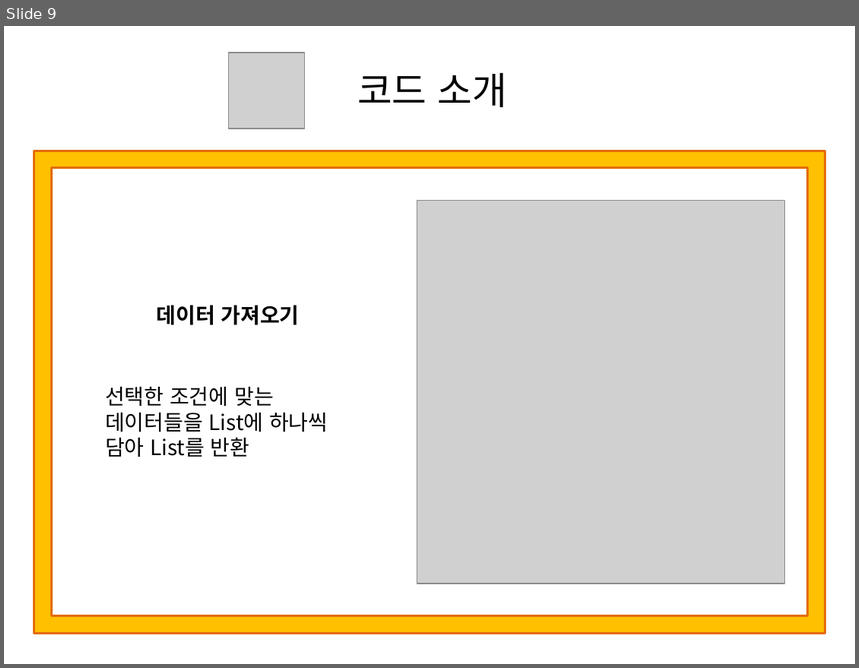
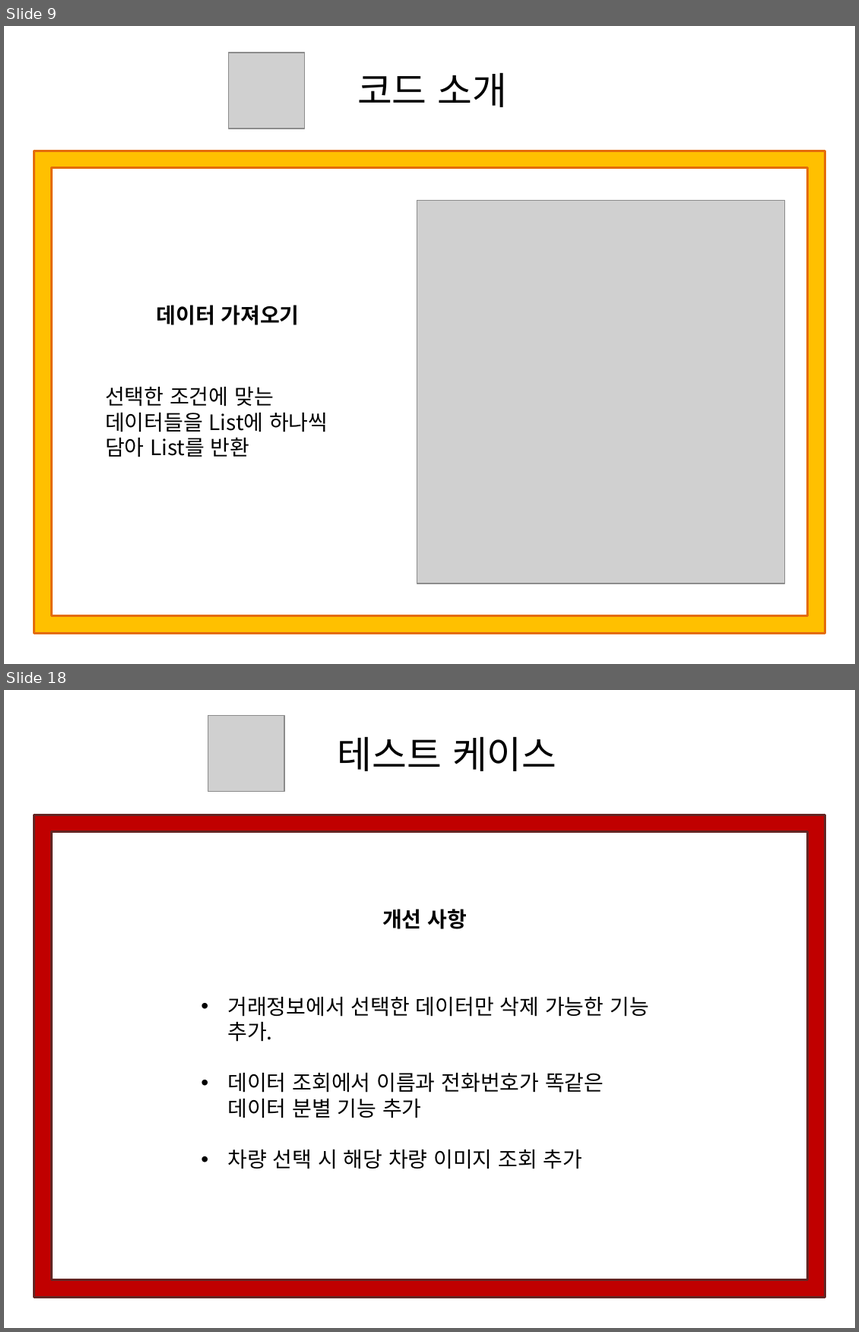
Before and after one commit to Yorgos7784/SW_Lesson, a slide deck: Portfolio/ppt/CarManagementProgram.pptx. Shown one above the other, each under a label of ours: slide 9 before the commit, slides 9 and 18 after it; the slides between them are not shown. The pictures are 859x668 and 859x1332 pixels, drawn with LibreOffice and Linux fonts; fonts in the diff are those of the drawing; grey boxes stand for pictures. Boxes give left, top, right and bottom in pixels: in the first picture for what was removed or moved away, otherwise in the second. Text is boxed around its words. In the diff, an @@ line names an element or a change of style, - is before the commit and + after.

```diff
--- a/Portfolio/ppt/CarManagementProgram.pptx
+++ b/Portfolio/ppt/CarManagementProgram.pptx
@@ slide 18 added at (x1=4, y1=690, x2=855, y2=1328), background #FFFFFF @@
@@ picture added at (x1=208, y1=716, x2=284, y2=791) @@
@@ text added at (x1=338, y1=737, x2=557, y2=771), 32 pt, text #000000 @@
+테스트 케이스
@@ frame added at (x1=34, y1=815, x2=825, y2=1298), fill #C00000, outline #632523 2 pt @@
@@ text added at (x1=382, y1=909, x2=468, y2=929), 18 pt, text #000000, bold @@
+개선 사항
@@ text added at (x1=227, y1=997, x2=649, y2=1170), 18 pt, text #000000 @@
+• 거래정보에서 선택한 데이터만 삭제 가능한 기능 추가.
+• 데이터 조회에서 이름과 전화번호가 똑같은 데이터 분별 기능 추가
+• 차량 선택 시 해당 차량 이미지 조회 추가
```
Also in this commit, not shown: 1 slide changed, 9 other slides added, 36 other files.
